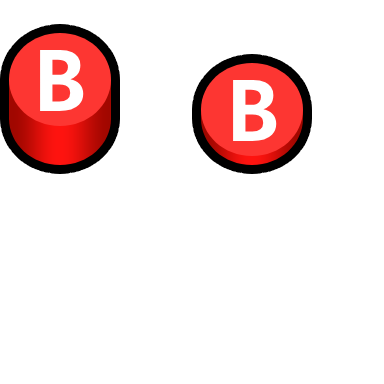
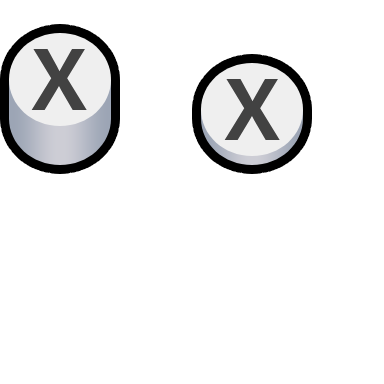
The second (384, 384) image is a revision of the first. Changes to its layers:
hid group "Xbox360" (12 layers) over (29, 48, 283, 141)
showed group "WiiU" (12 layers) over (29, 48, 283, 141)
